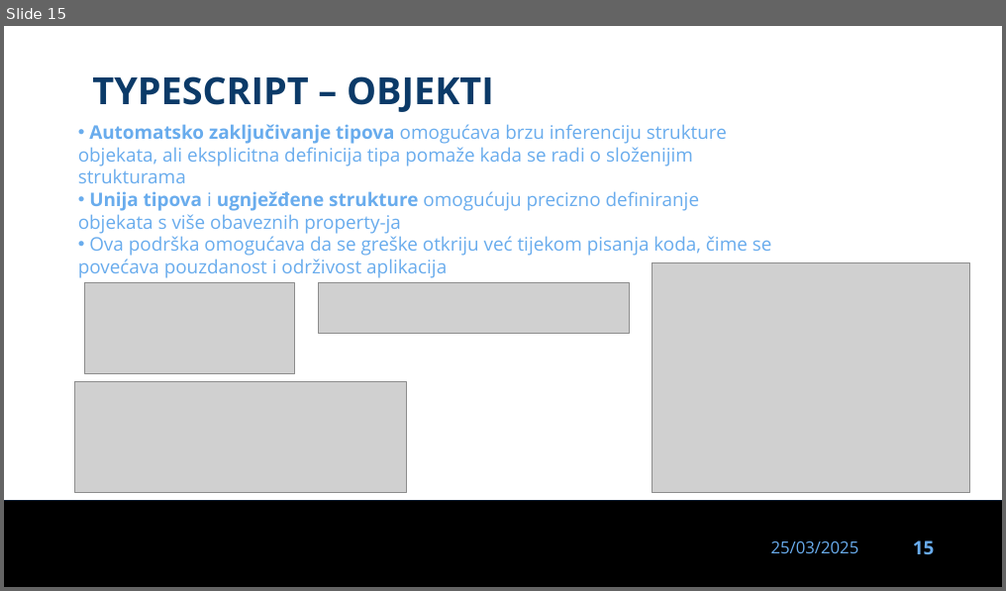
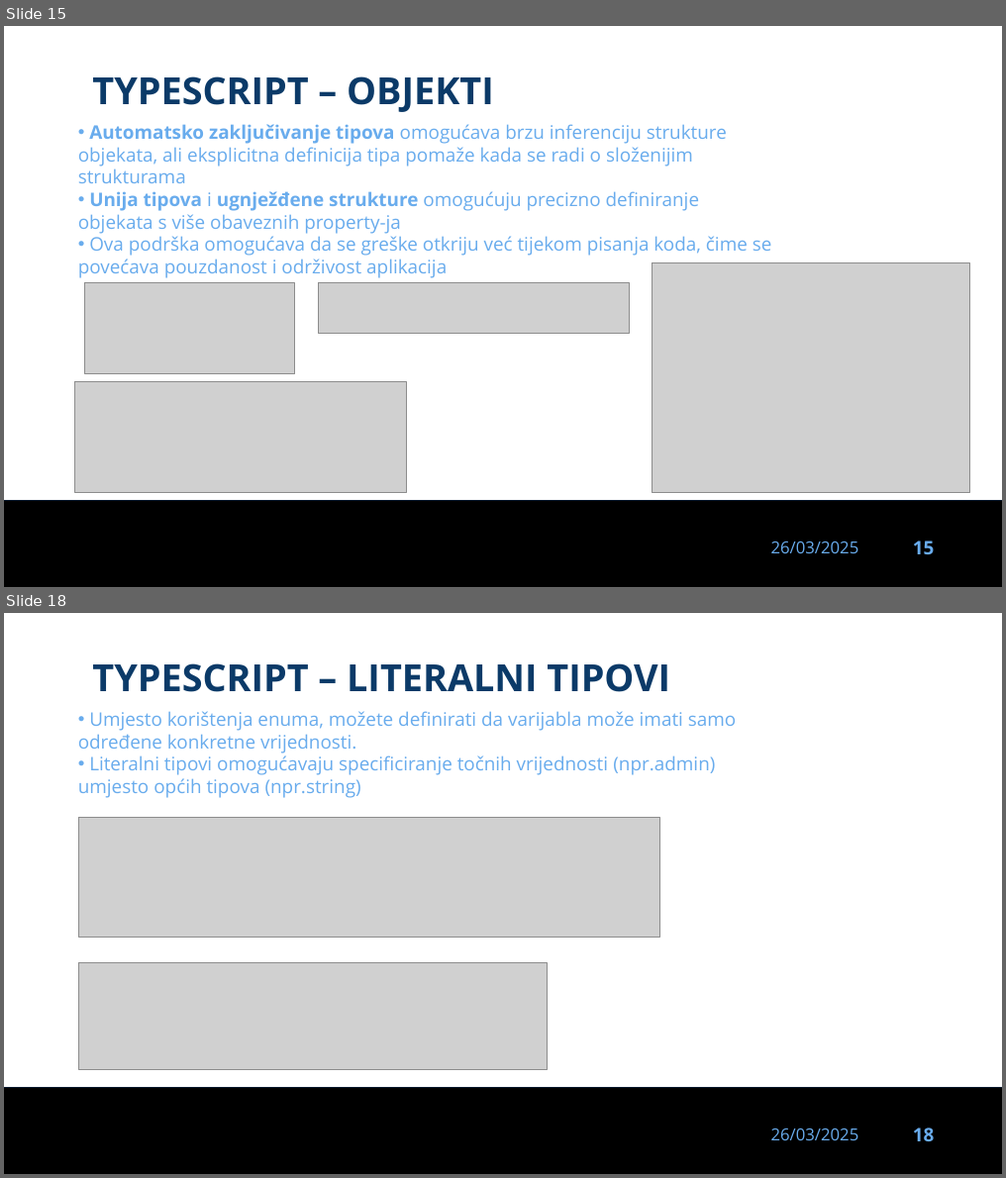
Before and after one commit to dinoDuvnjak/CTK, a slide deck: Bootcamp/typescript/typescript-uvod.pptx. Shown one above the other, each under a label of ours: slide 15 before the commit, slides 15 and 18 after it; the slides between them are not shown. The pictures are 1006x591 and 1006x1178 pixels, drawn with LibreOffice and Linux fonts; fonts in the diff are those of the drawing; grey boxes stand for pictures; background and template pictures are left out. Boxes give left, top, right and bottom in pixels: in the first picture for what was removed or moved away, otherwise in the second. Text is boxed around its words. In the diff, an @@ line names an element or a change of style, - is before the commit and + after.

Commit message:
typescript wip

```diff
--- a/Bootcamp/typescript/typescript-uvod.pptx
+++ b/Bootcamp/typescript/typescript-uvod.pptx
@@ slide 18 added at box(4, 613, 1002, 1174), background #FFFFFF; not listed: 3 template elements that a slide beside it also shows @@
@@ text added at box(92, 663, 670, 692), 36 pt, text #0B3A68, bold @@
+TYPESCRIPT – LITERALNI TIPOVI
@@ text added at box(78, 711, 737, 798), 18 pt, text #69ACED @@
+• Umjesto korištenja enuma, možete definirati da varijabla može imati samo određene konkretne vrijednosti.
+• Literalni tipovi omogućavaju specificiranje točnih vrijednosti (npr.admin) umjesto općih tipova (npr.string)
@@ picture added at box(79, 817, 659, 937) @@
@@ picture added at box(79, 962, 547, 1070) @@
@@ slide 15 changed as well @@
@@ text at box(771, 542, 859, 554): text changed @@
-25/03/2025
+26/03/2025
```
Also in this commit, not shown: 14 other slides changed, 13 other slides added, 1 slide removed, 8 other files.
